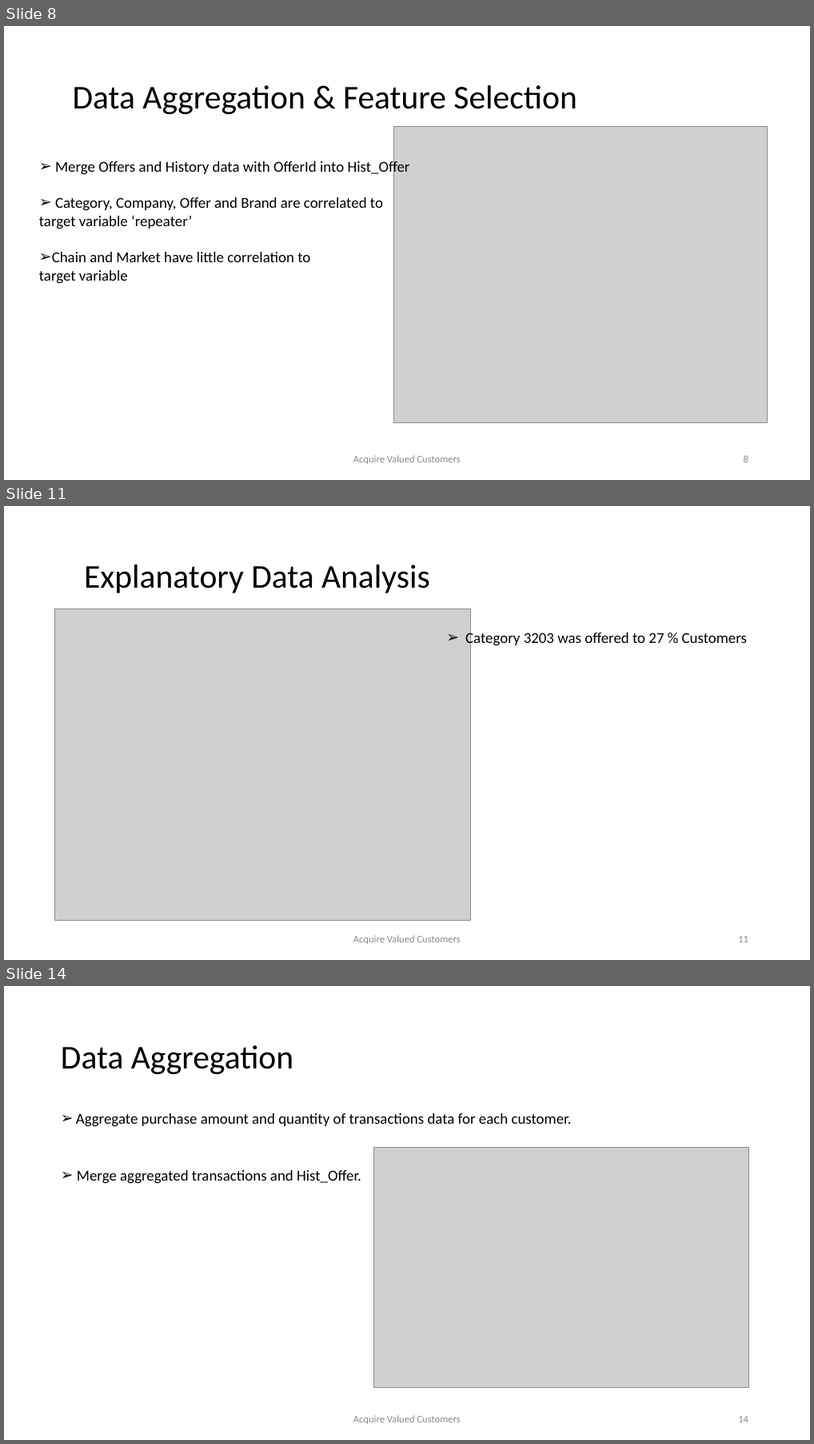
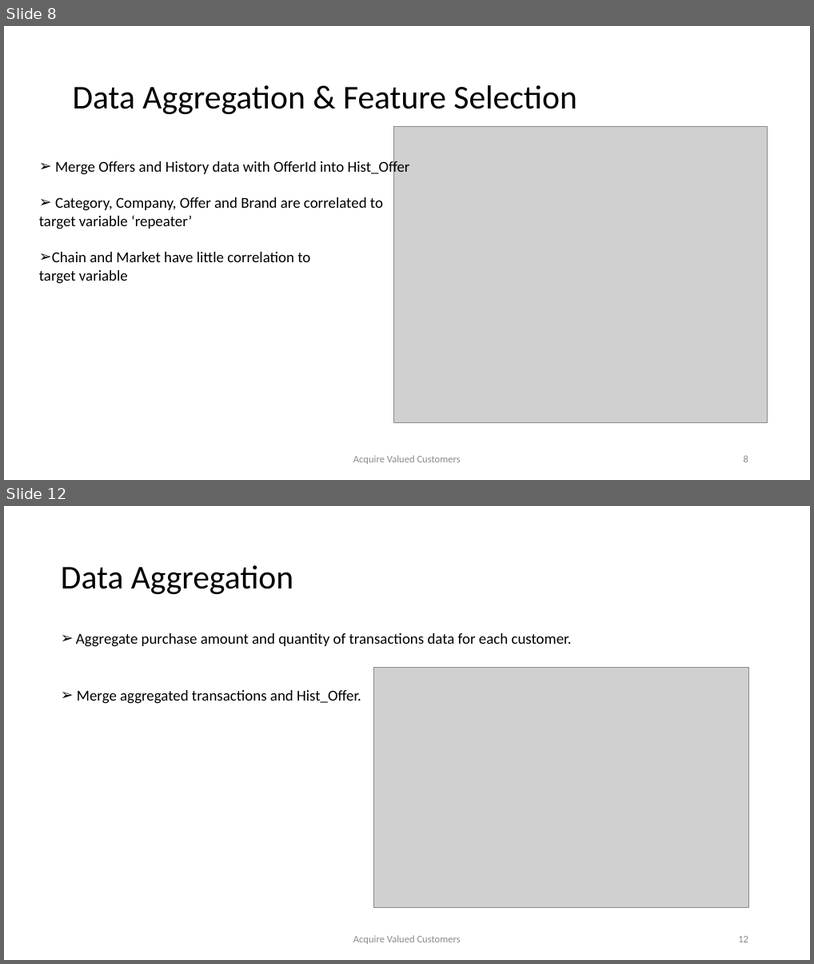
Before and after one commit to samudassir/acquirevaluedcustomers, a slide deck: project_report/project_presentation_II.pptx. Shown one above the other, each under a label of ours: slides 8, 11 and 14 before the commit, slides 8 and 12 after it; the slides between them are not shown. The pictures are 814x1444 and 814x964 pixels, drawn with LibreOffice and Linux fonts; fonts in the diff are those of the drawing; grey boxes stand for pictures. Boxes give left, top, right and bottom in pixels: in the first picture for what was removed or moved away, otherwise in the second. Text is boxed around its words. In the diff, an @@ line names an element or a change of style, - is before the commit and + after.

```diff
--- a/project_report/project_presentation_II.pptx
+++ b/project_report/project_presentation_II.pptx
@@ slide 11 removed at bbox=[4, 506, 810, 960], background #FFFFFF @@
@@ title removed at bbox=[84, 564, 430, 593] @@
-Explanatory Data Analysis
@@ picture removed at bbox=[55, 609, 470, 920] @@
@@ text removed at bbox=[466, 630, 747, 647] @@
-➢ Category 3203 was offered to 27 % Customers
@@ text removed at bbox=[354, 935, 461, 944] @@
-Acquire Valued Customers
@@ page number removed at bbox=[738, 936, 749, 942] @@
-11
@@ what was slide 14 is now slide 12 @@
@@ page number at bbox=[738, 936, 749, 942]: text changed @@
-14
+12
```
Also in this commit, not shown: 11 slides changed, 1 other slide removed, 1 other file.
